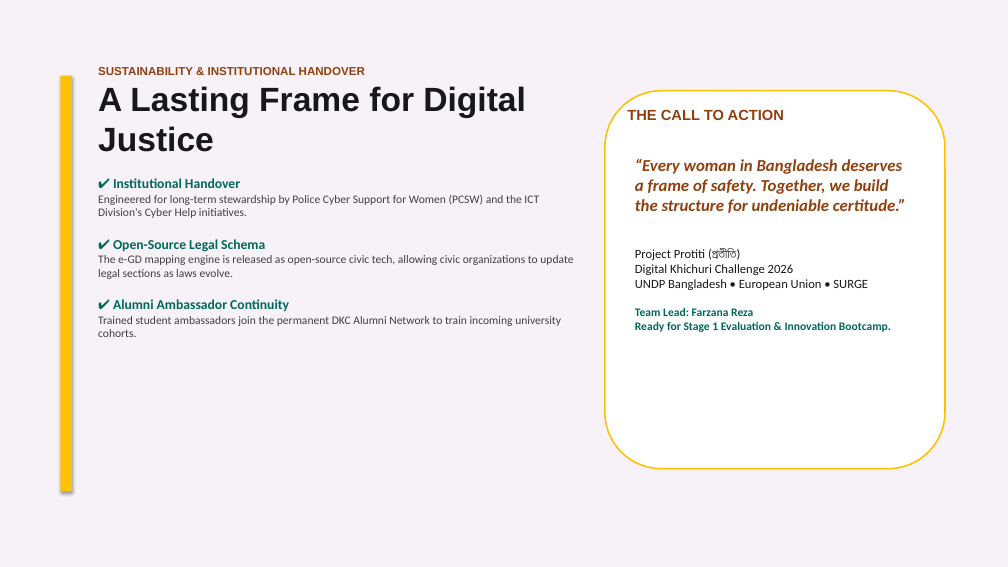
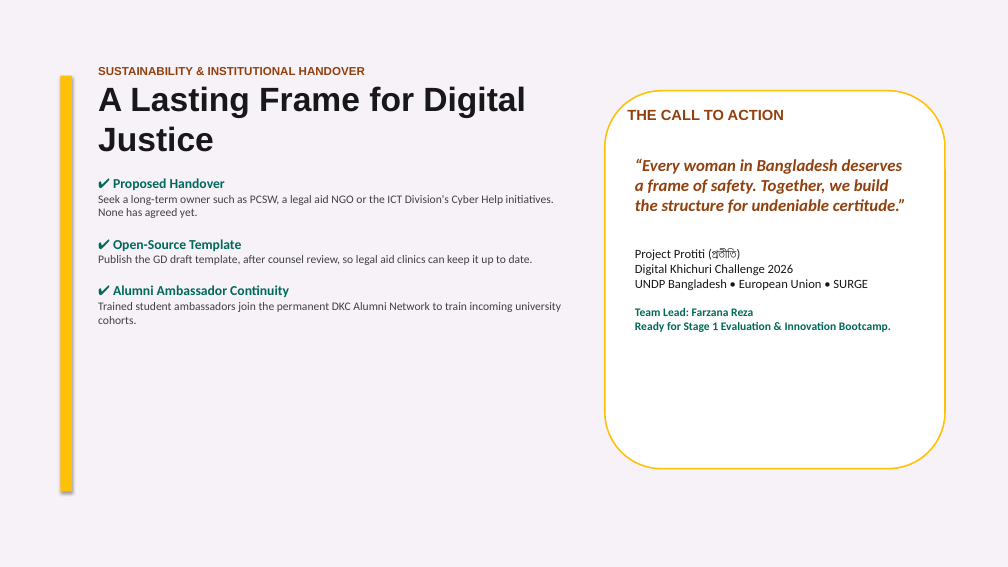
Before and after one commit to the-abraar/Protiti, a slide deck: slide 8 of pitch_materials/Protiti_Pitch_Deck.pptx. Drawn at 1008x567 pixels with LibreOffice and Linux fonts; fonts in the diff are those of the drawing. Boxes give left, top, right and bottom in pixels: in the first picture for what was removed or moved away, otherwise in the second. Text is boxed around its words. In the diff, an @@ line names an element or a change of style, - is before the commit and + after.

```diff
--- a/pitch_materials/Protiti_Pitch_Deck.pptx
+++ b/pitch_materials/Protiti_Pitch_Deck.pptx
@@ text at <box>98,178,554,265</box>: text changed @@
-✔ Institutional Handover
-Engineered for long-term stewardship by Police Cyber Support for Women (PCSW) and the ICT Division's Cyber Help initiatives.
-✔ Open-Source Legal Schema
-The e-GD mapping engine is released as open-source civic tech, allowing civic organizations to update legal sections as laws evolve.
+✔ Proposed Handover
+Seek a long-term owner such as PCSW, a legal aid NGO or the ICT Division's Cyber Help initiatives. None has agreed yet.
+✔ Open-Source Template
+Publish the GD draft template, after counsel review, so legal aid clinics can keep it up to date.
```
Also in this commit, not shown: 7 other slides changed.
